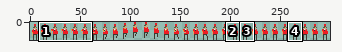
Edited in one commit: sprite sheet (public/assets/medewerker6.png). The picture above shows the old version from afar; the outline marks the close-up.
Close-up. Before the commit:
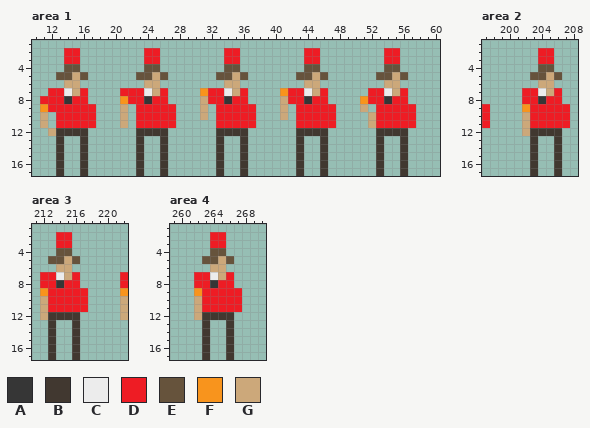
The file is 300x18 pixels. Shown: area 1: x 10..60, y 1..17; area 2: x 197..208, y 1..17; area 3: x 211..222, y 1..17; area 4: x 259..270, y 1..17. The commit also changed other parts of the picture, which this record leaves out.
Palette (. is transparent): A #363636  B #413830  C #ececec  D #ee1c24  E #66533c  F #f8941d  G #cca87a
Pixels before, area 1, first column x 11:
 2 ...DD........DD........DD........DD........DD..
 3 ...DD........DD........DD........DD........DD..
 4 ...EE........EE........EE........EE........EE..
 5 ..EEGE......EEGE......EEGE......EEGE......EEGE.
 6 ...GG........GG........GG........GG........GG..
 7 .DDCGD....DDDCGD....FDDCGD....FDDCGD.....DDCGD.
 8 DDDADD....FDDADD....GDDADD....GDDADD....FDDADD.
 9 FDDDDDD...G.DDDDD...G.DDDDD...G.DDDDD...G.DDDDD
10 G.DDDDD...G.DDDDD...G.DDDDD...G.DDDDD....GDDDDD
11 G.DDDDD...G.DDDDD.....DDDDD.....DDDDD....GDDDDD
12 .GBBBB......BBBB......BBBB......BBBB......BBBB.
13 ..B..B......B..B......B..B......B..B......B..B.
14 ..B..B......B..B......B..B......B..B......B..B.
15 ..B..B......B..B......B..B......B..B......B..B.
16 ..B..B......B..B......B..B......B..B......B..B.
17 ..B..B......B..B......B..B......B..B......B..B.
Pixels before, area 2, first column x 197:
 2 .......DD..
 3 .......DD..
 4 .......EE..
 5 ......EEGE.
 6 .......GG..
 7 .....DDCGD.
 8 .....DDADD.
 9 D....FDDDDD
10 D....GDDDDD
11 D....GDDDDD
12 .....GBBBB.
13 ......B..B.
14 ......B..B.
15 ......B..B.
16 ......B..B.
17 ......B..B.
Pixels before, area 3, first column x 212:
 2 ..DD.......
 3 ..DD.......
 4 ..EE.......
 5 .EEGE......
 6 ..GG.......
 7 DDCGD.....D
 8 DDADD.....D
 9 FDDDDD....F
10 GDDDDD....G
11 GDDDDD....G
12 GBBBB.....G
13 .B..B......
14 .B..B......
15 .B..B......
16 .B..B......
17 .B..B......
Pixels before, area 4, first column x 262:
 2 ..DD..
 3 ..DD..
 4 ..EE..
 5 .EEGE.
 6 ..GG..
 7 DDCGD.
 8 DDADD.
 9 FDDDDD
10 GDDDDD
11 GDDDDD
12 GBBBB.
13 .B..B.
14 .B..B.
15 .B..B.
16 .B..B.
17 .B..B.
The same view after the edit:
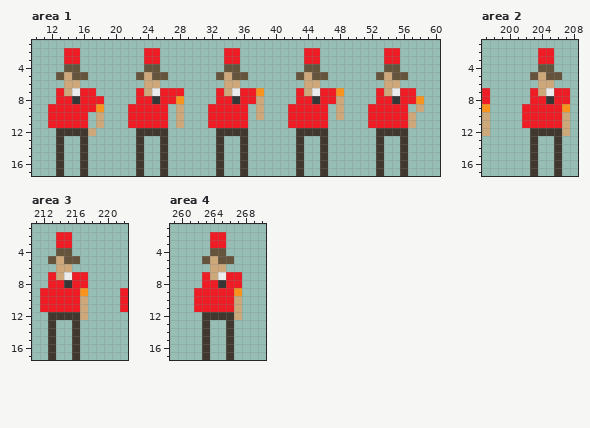
What changed:
Changed rows in their new state; - is an unchanged pixel.
Area 1:
first column x 11:
 5 ---GE--------GE--------GE--------GE--------GE---
 7 -.-GC-D---..-GC-DD--..-GC-DF--..-GC-DF---.-GC-D-
 8 ..-DA-DD--..-DA-DF--..-DA-DG--..-DA-DG--..-DA-DF
 9 .------F--.D----.G--.D----.G--.D----.G--.D----.G
10 .D----.G--.D----.G--.D----.G--.D----.G---D----G-
11 .D----.G--.D----.G---D----.----D----.----D----G-
12 -.----G-----------------------------------------
Area 2:
first column x 197:
 5 -------GE--
 7 D----.-GC-D
 8 D----.-DA-D
 9 F----D----F
10 G----D----G
11 G----D----G
12 G----.----G
Area 3:
first column x 212:
 5 --GE-------
 7 .-GC-D----.
 8 .-DA-D----.
 9 D----F----D
10 D----G----D
11 D----G----D
12 .----G----.
Area 4:
first column x 262:
 5 --GE--
 7 .-GC-D
 8 .-DA-D
 9 D----F
10 D----G
11 D----G
12 .----G
Changed places in both close-ups, as pixel boxes (x1, y1, x2, y2):
changed: (40, 72, 424, 136)
changed: (482, 72, 570, 136)
changed: (40, 256, 128, 320)
changed: (194, 256, 242, 320)
